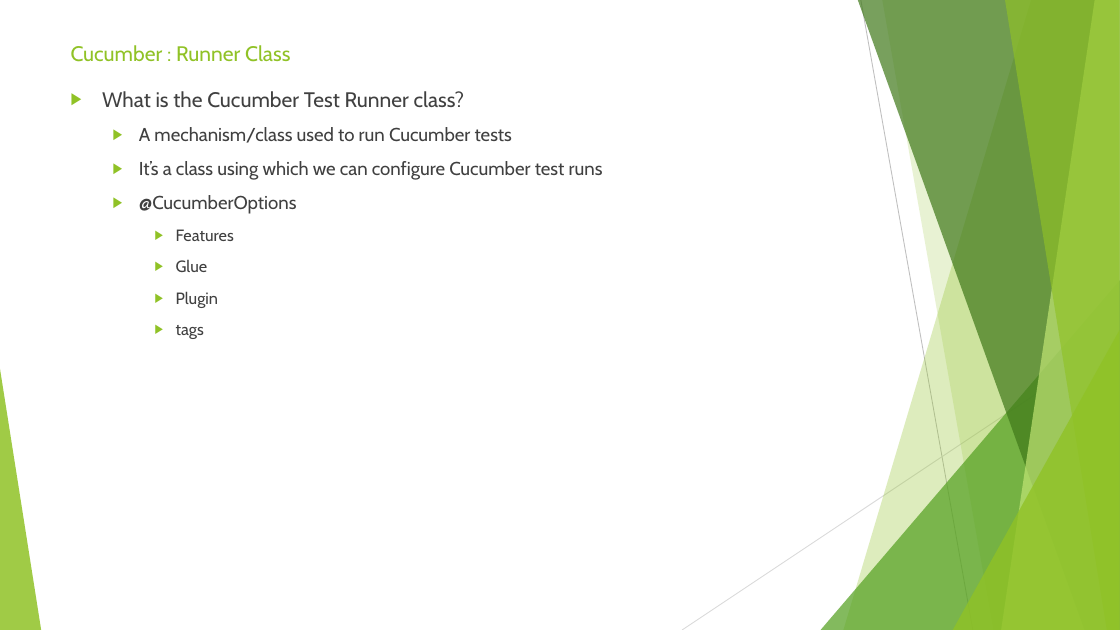
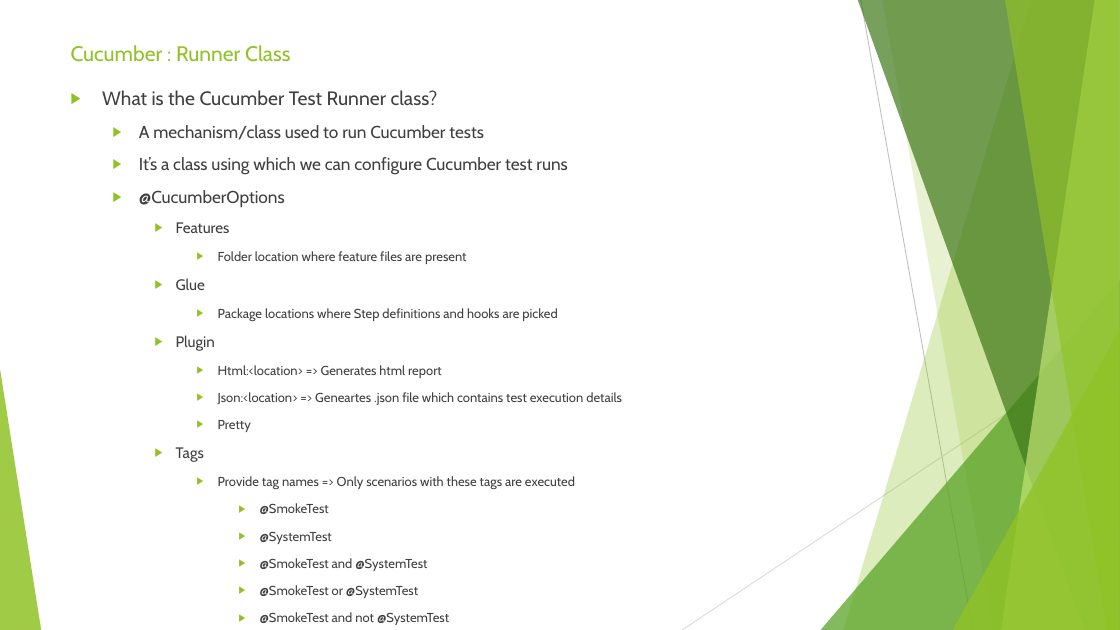
Before and after one commit to sidissir/mk-cucumber-training, a slide deck: slide 20 of CucumberPPT.pptx (slide 18 before the commit). Drawn at 1120x630 pixels with LibreOffice and Linux fonts; fonts in the diff are those of the drawing. Boxes give left, top, right and bottom in pixels: in the first picture for what was removed or moved away, otherwise in the second. Text is boxed around its words. In the diff, an @@ line names an element or a change of style, - is before the commit and + after.

Commit message:
Commited cucumber runner class code

```diff
--- a/CucumberPPT.pptx
+++ b/CucumberPPT.pptx
@@ text at <box>102,90,567,351</box>: size 18 to 16.6 pt in "What is the Cucumber Test Runner class?"; size 16 to 14.8 pt in "A mechanism/class used to run Cucumber tests", "It’s a class using which we can ...", "@CucumberOptions"; size 14 to 12.9 pt in "Features", "Glue", "Plugin" @@
@@ text at <box>218,251,466,264</box>: paragraph added @@
+      ▶ Folder location where feature files are present
@@ text at <box>218,308,557,321</box>: paragraph added @@
+      ▶ Package locations where Step definitions and hooks are picked
@@ text at <box>176,365,622,625</box>: text changed; size 14 to 11.1 pt @@
-    ▶ tags
+      ▶ Html:<location> => Generates html report
+      ▶ Json:<location> => Geneartes .json file which contains test execution details
+      ▶ Pretty
+    ▶ Tags
+      ▶ Provide tag names => Only scenarios with these tags are executed
+        ▶ @SmokeTest
+        ▶ @SystemTest
+        ▶ @SmokeTest and @SystemTest
+        ▶ @SmokeTest or @SystemTest
+        ▶ @SmokeTest and not @SystemTest
+    ▶ Monochrome = true
+      ▶ Humn readable console output
```
Also in this commit, not shown: 3 other slides changed, 1 slide added, 1 slide removed, 47 other files.
